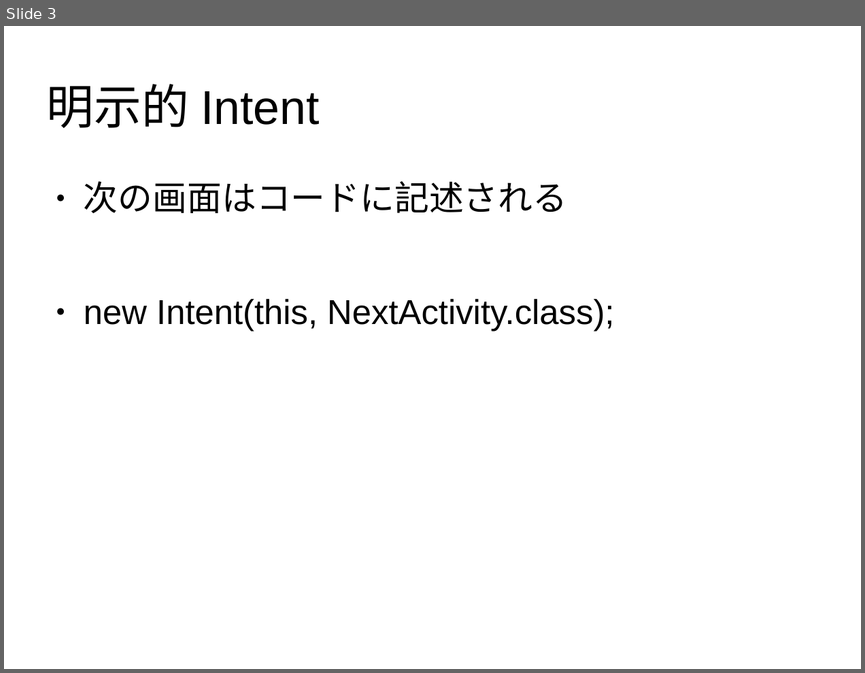
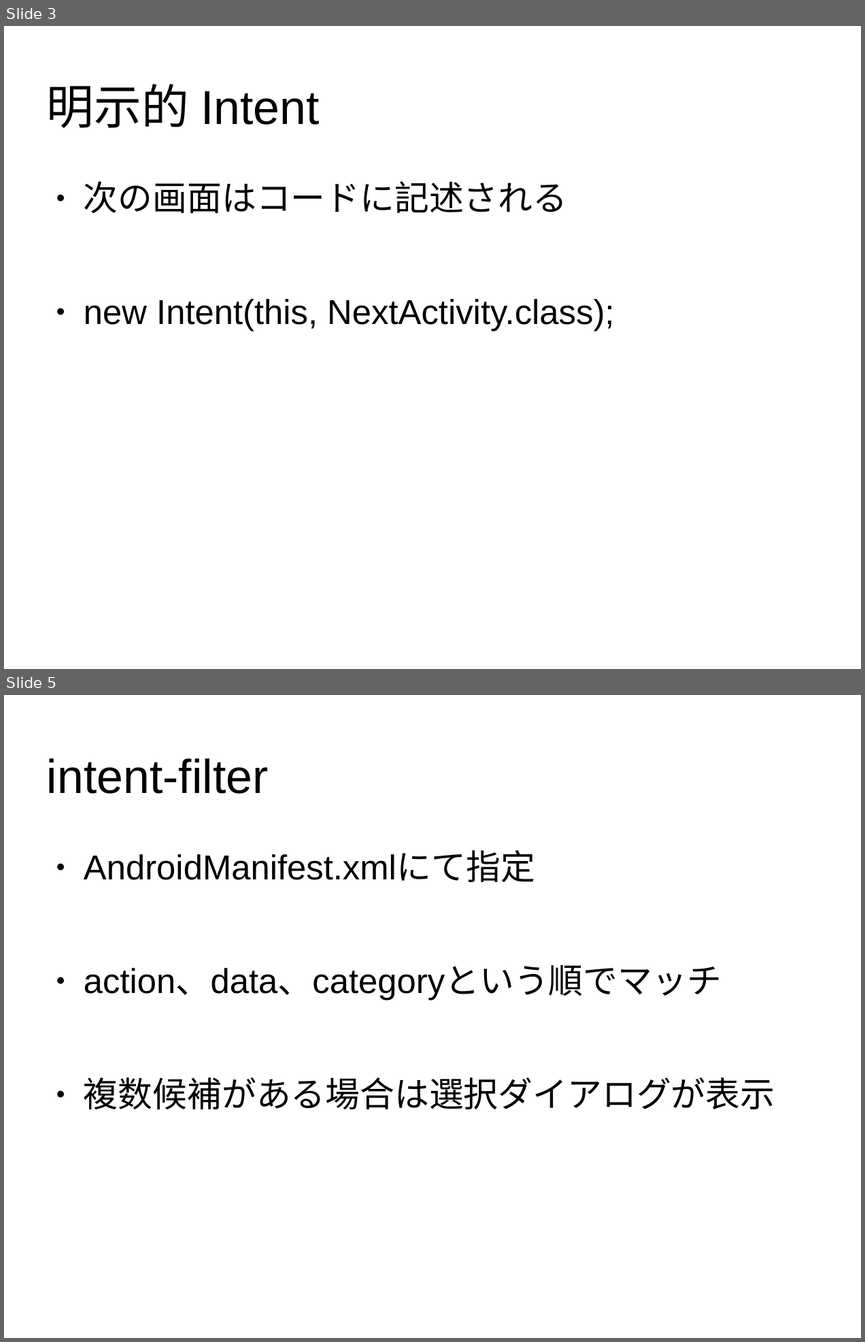
Before and after one commit to yamanetoshi/Android-Hands-on-Material, a slide deck: IntroductionOfIntent.odp. Shown one above the other, each under a label of ours: slide 3 before the commit, slides 3 and 5 after it; the slides between them are not shown. The pictures are 865x673 and 865x1342 pixels, drawn with LibreOffice and Linux fonts; fonts in the diff are those of the drawing. Boxes give left, top, right and bottom in pixels: in the first picture for what was removed or moved away, otherwise in the second. Text is boxed around its words. In the diff, an @@ line names an element or a change of style, - is before the commit and + after.

```diff
--- a/IntroductionOfIntent.odp
+++ b/IntroductionOfIntent.odp
@@ slide 5 added at box(4, 695, 861, 1338), background #FFFFFF @@
@@ title added at box(47, 758, 269, 794), 44 pt, text #000000 @@
+intent-filter
@@ text added at box(84, 852, 774, 1109), 32 pt, text #000000 @@
+● AndroidManifest.xmlにて指定
+● action、data、categoryという順でマッチ
+● 複数候補がある場合は選択ダイアログが表示
```
Also in this commit, not shown: 6 other slides added, 4 other files.
